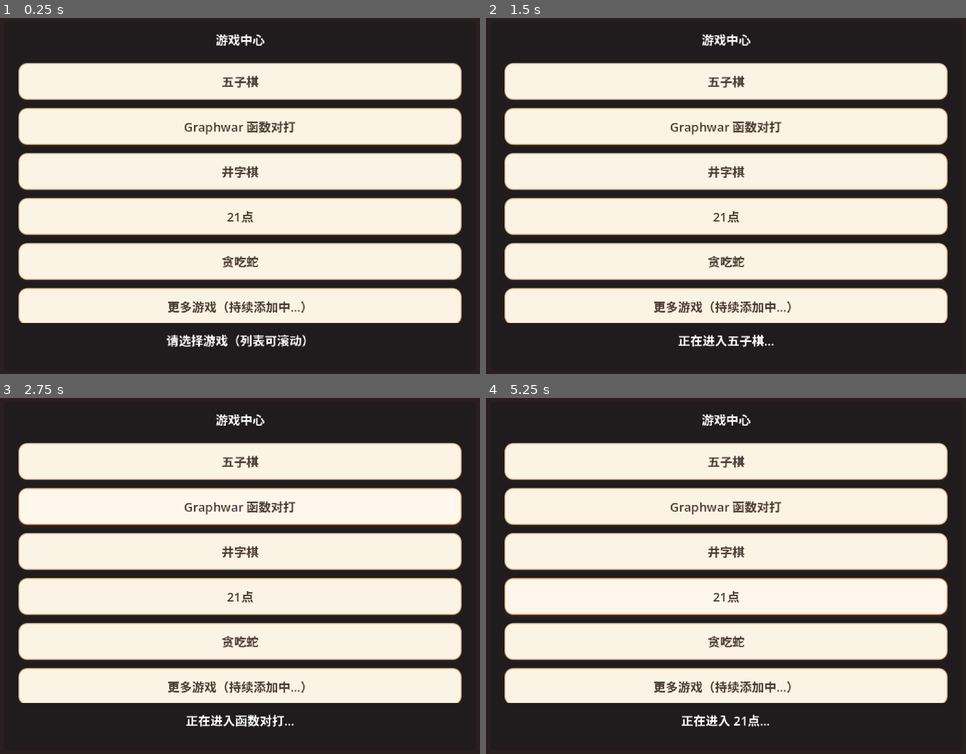
Above: before the commit, frames 1-4 (two rows, left to right).
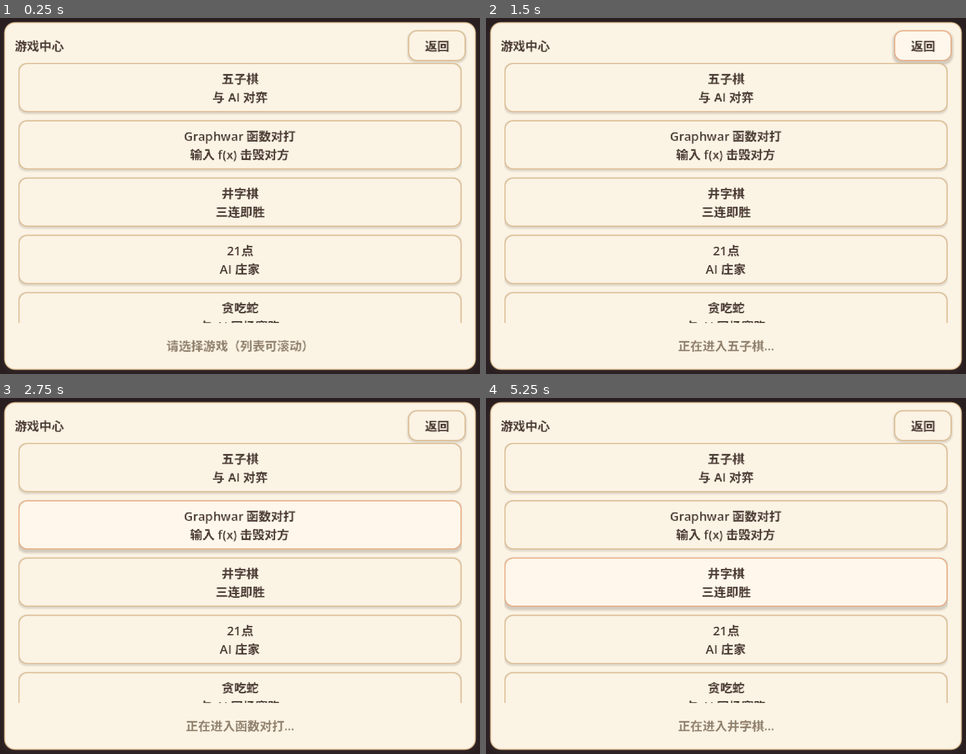
Above: after the commit, the same moments.

Repository: suan-11/ai-home
Game: Godot game, scene res://scenes/ui/game_select.tscn
Same seed, same stepped clock (60 frames per second), same inputs: the game is played once before the commit and once after it. This scene is started directly instead of the project's main scene.
Inputs (mouse positions are in pixels of both pictures, inside the frame that each line leads up to):
- Up to frame 1 (0.25 s): no input
- Up to frame 2 (1.5 s): click (726, 82) at 0.5 s, where only the run before the commit has a clickable "五子棋"; click (922, 46) at 1.25 s, where only the run after the commit has a clickable "返回"
- Up to frame 3 (2.75 s): click (240, 504) at 2 s, where only the run before the commit has a clickable "Graphwar 函数对打"
- Up to frame 4 (5.25 s): click (726, 469) at 2.75 s, where only the run after the commit has a clickable "五子棋 与 AI 对弈"; click (726, 551) at 3.5 s, where only the run before the commit has a clickable "井字棋"; click (726, 526) at 4.25 s, where only the run after the commit has a clickable "Graphwar 函数对打 输入 f(x) 击毁对方"; click (726, 597) at 5 s, where only the run before the commit has a clickable "21点"

The runs differ from the first frame. In frame 1, 48% of the frame differs, in the area x 0-100%, y 1-99%; in frame 2, 49%; in frame 3, 49%; in frame 4, 49%.

Commit message:
ui(批次1): OS外壳暖屋化 + 游戏中心注册表驱动 + 通用标题/状态栏接入 + 游戏中心纸面卡片

Diff:
--- a/scenes/ui/computer_panel.tscn
+++ b/scenes/ui/computer_panel.tscn
@@ -50,6 +50,7 @@
 offset_top = 16.0
 offset_right = -64.0
 offset_bottom = 40.0
+theme_override_colors/font_color = Color(1, 0.968627, 0.92549, 1)
 text = "电脑"
 horizontal_alignment = 0
 vertical_alignment = 1
@@ -89,6 +90,7 @@
 offset_top = -42.0
 offset_right = 80.0
 offset_bottom = -20.0
+theme_override_colors/font_color = Color(0.290196, 0.231373, 0.2, 1)
 text = "开始"
 horizontal_alignment = 1
 vertical_alignment = 1
@@ -103,6 +105,7 @@
 offset_top = -42.0
 offset_right = -22.0
 offset_bottom = -20.0
+theme_override_colors/font_color = Color(1, 0.968627, 0.92549, 1)
 text = "AIHome OS v0.1"
 horizontal_alignment = 2
 vertical_alignment = 1
--- a/scenes/ui/desktop_screen.tscn
+++ b/scenes/ui/desktop_screen.tscn
@@ -1,7 +1,14 @@
-[gd_scene load_steps=3 format=3]
+[gd_scene load_steps=4 format=3]
 
 [ext_resource type="Script" path="res://scripts/ui/desktop_screen.gd" id="1_desktop"]
 [ext_resource type="Theme" path="res://theme/ui_theme.tres" id="100_theme"]
+
+[sub_resource type="StyleBoxFlat" id="StyleBoxFlat_empty"]
+bg_color = Color(0.968627, 0.92549, 0.862745, 0.5)
+corner_radius_top_left = 8
+corner_radius_top_right = 8
+corner_radius_bottom_right = 8
+corner_radius_bottom_left = 8
 
 [node name="DesktopScreen" type="Control"]
 theme = ExtResource("100_theme")
@@ -47,6 +54,7 @@
 [node name="EmptySlot" type="Panel" parent="Grid"]
 layout_mode = 2
 custom_minimum_size = Vector2(180, 95)
+theme_override_styles/panel = SubResource("StyleBoxFlat_empty")
 
 [node name="InfoLabel" type="Label" parent="."]
 layout_mode = 1
@@ -58,5 +66,6 @@
 offset_top = -38.0
 offset_right = -24.0
 offset_bottom = -10.0
+theme_override_colors/font_color = Color(0.290196, 0.231373, 0.2, 1)
 text = "点击一个功能"
 horizontal_alignment = 1
--- a/scenes/ui/game_select.tscn
+++ b/scenes/ui/game_select.tscn
@@ -1,7 +1,24 @@
-[gd_scene load_steps=3 format=3]
+[gd_scene load_steps=6 format=3]
 
 [ext_resource type="Script" path="res://scripts/ui/game_select.gd" id="1_select"]
+[ext_resource type="Script" path="res://scripts/ui/common_title_bar.gd" id="2_titlebar"]
+[ext_resource type="Script" path="res://scripts/ui/common_status_bar.gd" id="3_statusbar"]
 [ext_resource type="Theme" path="res://theme/ui_theme.tres" id="100_theme"]
+
+[sub_resource type="StyleBoxFlat" id="StyleBoxFlat_window"]
+bg_color = Color(0.984314, 0.952941, 0.894118, 1)
+border_width_left = 1
+border_width_top = 1
+border_width_right = 1
+border_width_bottom = 1
+border_color = Color(0.85098, 0.72549, 0.54902, 1)
+corner_radius_top_left = 10
+corner_radius_top_right = 10
+corner_radius_bottom_right = 10
+corner_radius_bottom_left = 10
+shadow_color = Color(0.290196, 0.231373, 0.2, 0.18)
+shadow_size = 3
+shadow_offset = Vector2(0, 2)
 
 [node name="GameSelect" type="Control"]
 theme = ExtResource("100_theme")
@@ -25,17 +42,20 @@
 offset_bottom = -10.0
 grow_horizontal = 2
 grow_vertical = 2
+theme_override_styles/panel = SubResource("StyleBoxFlat_window")
 
-[node name="Title" type="Label" parent="WindowPanel"]
+[node name="TitleBar" type="HBoxContainer" parent="WindowPanel"]
 layout_mode = 1
 anchors_preset = 10
 anchor_right = 1.0
-offset_left = 14.0
+offset_left = 10.0
 offset_top = 8.0
-offset_right = -14.0
-offset_bottom = 32.0
-text = "游戏中心"
-horizontal_alignment = 1
+offset_right = -10.0
+offset_bottom = 34.0
+grow_horizontal = 2
+script = ExtResource("2_titlebar")
+title_text = "游戏中心"
+button_text = "返回"
 
 [node name="ScrollContainer" type="ScrollContainer" parent="WindowPanel"]
 layout_mode = 1
@@ -55,49 +75,7 @@
 size_flags_horizontal = 3
 theme_override_constants/separation = 8
 
-[node name="GomokuButton" type="Button" parent="WindowPanel/ScrollContainer/GameList"]
-custom_minimum_size = Vector2(0, 36)
-layout_mode = 2
-size_flags_horizontal = 3
-text = "五子棋"
-
-[node name="GraphwarButton" type="Button" parent="WindowPanel/ScrollContainer/GameList"]
-custom_minimum_size = Vector2(0, 36)
-layout_mode = 2
-size_flags_horizontal = 3
-text = "Graphwar 函数对打"
-
-[node name="TictactoeButton" type="Button" parent="WindowPanel/ScrollContainer/GameList"]
-custom_minimum_size = Vector2(0, 36)
-layout_mode = 2
-size_flags_horizontal = 3
-text = "井字棋"
-
-[node name="BlackjackButton" type="Button" parent="WindowPanel/ScrollContainer/GameList"]
-custom_minimum_size = Vector2(0, 36)
-layout_mode = 2
-size_flags_horizontal = 3
-text = "21点"
-
-[node name="SnakeButton" type="Button" parent="WindowPanel/ScrollContainer/GameList"]
-custom_minimum_size = Vector2(0, 36)
-layout_mode = 2
-size_flags_horizontal = 3
-text = "贪吃蛇"
-
-[node name="FutureButton" type="Button" parent="WindowPanel/ScrollContainer/GameList"]
-custom_minimum_size = Vector2(0, 36)
-layout_mode = 2
-size_flags_horizontal = 3
-text = "更多游戏（持续添加中…）"
-
-[node name="BackButton" type="Button" parent="WindowPanel/ScrollContainer/GameList"]
-custom_minimum_size = Vector2(0, 36)
-layout_mode = 2
-size_flags_horizontal = 3
-text = "返回桌面"
-
-[node name="StatusLabel" type="Label" parent="WindowPanel"]
+[node name="StatusBar" type="Label" parent="WindowPanel"]
 layout_mode = 1
 anchors_preset = 12
 anchor_top = 1.0
@@ -107,5 +85,7 @@
 offset_top = -38.0
 offset_right = -14.0
 offset_bottom = -10.0
+grow_horizontal = 2
+grow_vertical = 0
+script = ExtResource("3_statusbar")
 text = "请选择游戏（列表可滚动）"
-horizontal_alignment = 1
--- a/scripts/ui/common_status_bar.gd
+++ b/scripts/ui/common_status_bar.gd
@@ -7,7 +7,7 @@
 	horizontal_alignment = HORIZONTAL_ALIGNMENT_CENTER
 	vertical_alignment = VERTICAL_ALIGNMENT_CENTER
 	custom_minimum_size = Vector2(0, UIConstants.STATUS_H)
-	set_theme_color_override(
+	add_theme_color_override(
 		"font_color",
 		Color(0.564706, 0.505882, 0.427451)
 	)
--- a/scripts/ui/common_title_bar.gd
+++ b/scripts/ui/common_title_bar.gd
@@ -17,6 +17,13 @@
 		if _button != null:
 			_button.text = value
 
+## 标题文字颜色（默认深棕，适配暖屋纸面；用作深色标题栏时可覆盖为浅色）
+@export var title_color := Color(0.290196, 0.231373, 0.2):
+	set(value):
+		title_color = value
+		if _title_label != null:
+			_title_label.add_theme_color_override("font_color", value)
+
 var _title_label: Label
 var _button: Button
 
@@ -28,6 +35,7 @@
 	_title_label.text = title_text
 	_title_label.size_flags_horizontal = Control.SIZE_EXPAND_FILL
 	_title_label.vertical_alignment = VERTICAL_ALIGNMENT_CENTER
+	_title_label.add_theme_color_override("font_color", title_color)
 	add_child(_title_label)
 
 	_button = Button.new()
--- a/scripts/ui/computer_screen.gd
+++ b/scripts/ui/computer_screen.gd
@@ -1,68 +1,85 @@
 extends Control
 ## 仿电脑界面装饰脚本。
 ## 负责绘制显示器外框、桌面、标题栏和任务栏。
+## UI 重绘批次 1：配色从「深蓝桌面」切换为方案 A「暖屋手账」（奶油屏 + 木纹框 + 蜜桃窗钮）。
+
+const C_FRAME_OUTER := Color(0.164706, 0.129412, 0.117647)   # #2A211E 深木棕外框
+const C_FRAME_INNER := Color(0.227451, 0.176471, 0.141176)   # #3A2D24 内框
+const C_DESKTOP := Color(0.984314, 0.952941, 0.894118)       # #FBF3E4 奶油桌面
+const C_TITLEBAR := Color(0.419608, 0.309804, 0.227451)      # #6B4F3A 木纹标题栏
+const C_TASKBAR := Color(0.419608, 0.309804, 0.227451)       # #6B4F3A 木纹任务栏
+const C_START_BTN := Color(0.909804, 0.658824, 0.486275)     # #E8A87C 蜜桃开始钮
+const C_START_DECOR1 := Color(0.984314, 0.952941, 0.894118)  # 奶油装饰
+const C_START_DECOR2 := Color(0.85098, 0.72549, 0.54902)     # 暖金装饰
+const C_WIN_RED := Color(0.788235, 0.419608, 0.352941)       # #C96B5A 关闭钮
+const C_WIN_GRAY := Color(0.8, 0.701961, 0.572549)           # #CCA791 最小化钮
+const C_WIN_ACCENT := Color(0.909804, 0.658824, 0.486275)    # #E8A87C 放大钮
+const C_GLOW_1 := Color(0.909804, 0.658824, 0.486275, 0.30)  # 蜜桃光斑
+const C_GLOW_2 := Color(0.498039, 0.623529, 0.415686, 0.22)  # 温柔绿光斑
+const C_GLOW_3 := Color(0.85098, 0.72549, 0.54902, 0.25)     # 暖金光斑
+const C_POWER_LED := Color(0.45, 0.85, 0.62, 1.0)            # 指示灯绿
+
 
 func _draw() -> void:
 	var s := size
 
-	# 显示器外框（深色边框）
-	draw_rect(Rect2(Vector2.ZERO, s), Color(0.08, 0.08, 0.10))
-	draw_rect(Rect2(Vector2(4, 4), s - Vector2(8, 8)), Color(0.13, 0.13, 0.16))
+	# 显示器外框（深木棕描边）
+	draw_rect(Rect2(Vector2.ZERO, s), C_FRAME_OUTER)
+	draw_rect(Rect2(Vector2(4, 4), s - Vector2(8, 8)), C_FRAME_INNER)
 
 	# 屏幕区域
 	var screen := Rect2(Vector2(14, 14), s - Vector2(28, 28))
 
-	# 桌面底色（深蓝，模拟系统桌面）
-	draw_rect(screen, Color(0.17, 0.23, 0.36))
+	# 桌面底色（奶油纸面，模拟暖屋桌面）
+	draw_rect(screen, C_DESKTOP)
 
-	# 桌面装饰：柔和的圆形光斑
-	var glow := Color(0.35, 0.55, 0.85, 0.18)
-	draw_circle(screen.position + Vector2(screen.size.x * 0.75, screen.size.y * 0.62), 64.0, glow)
-	draw_circle(screen.position + Vector2(screen.size.x * 0.2, screen.size.y * 0.75), 52.0, glow)
+	# 桌面装饰：柔和的暖色光斑
+	draw_circle(screen.position + Vector2(screen.size.x * 0.75, screen.size.y * 0.62), 64.0, C_GLOW_1)
+	draw_circle(screen.position + Vector2(screen.size.x * 0.2, screen.size.y * 0.75), 52.0, C_GLOW_2)
 	draw_circle(
 		screen.position + Vector2(screen.size.x * 0.5, screen.size.y * 0.3),
 		40.0,
-		Color(0.6, 0.75, 0.95, 0.12)
+		C_GLOW_3
 	)
 
-	# 标题栏
+	# 标题栏（木纹）
 	draw_rect(
 		Rect2(screen.position, Vector2(screen.size.x, 28)),
-		Color(0.22, 0.28, 0.42)
+		C_TITLEBAR
 	)
 	# 标题栏右侧窗口按钮装饰
 	draw_rect(
 		Rect2(screen.position + Vector2(screen.size.x - 54, 6), Vector2(14, 14)),
-		Color(0.55, 0.35, 0.35)
+		C_WIN_RED
 	)
 	draw_rect(
 		Rect2(screen.position + Vector2(screen.size.x - 36, 6), Vector2(14, 14)),
-		Color(0.45, 0.45, 0.50)
+		C_WIN_GRAY
 	)
 	draw_rect(
 		Rect2(screen.position + Vector2(screen.size.x - 18, 6), Vector2(14, 14)),
-		Color(0.35, 0.55, 0.75)
+		C_WIN_ACCENT
 	)
 
-	# 任务栏
+	# 任务栏（木纹）
 	draw_rect(
 		Rect2(Vector2(screen.position.x, s.y - 50), Vector2(screen.size.x, 36)),
-		Color(0.10, 0.11, 0.15)
+		C_TASKBAR
 	)
-	# 开始按钮
+	# 开始按钮（蜜桃）
 	draw_rect(
 		Rect2(Vector2(22, s.y - 46), Vector2(40, 28)),
-		Color(0.25, 0.50, 0.80)
+		C_START_BTN
 	)
 	# 开始按钮上的小块装饰
 	draw_rect(
 		Rect2(Vector2(30, s.y - 39), Vector2(10, 14)),
-		Color(0.75, 0.95, 1.0)
+		C_START_DECOR1
 	)
 	draw_rect(
 		Rect2(Vector2(42, s.y - 37), Vector2(6, 10)),
-		Color(0.55, 0.80, 0.95)
+		C_START_DECOR2
 	)
 
 	# 电源指示灯
-	draw_circle(Vector2(s.x - 24, s.y - 32), 3.5, Color(0.40, 0.95, 0.55))
+	draw_circle(Vector2(s.x - 24, s.y - 32), 3.5, C_POWER_LED)
--- a/scripts/ui/game_select.gd
+++ b/scripts/ui/game_select.gd
@@ -1,6 +1,7 @@
 extends Control
-## 游戏选择屏幕。
-## 后续新增小游戏时，在场景中增加按钮并发出对应信号即可。
+## 游戏选择屏幕（UI 重构批次 1：注册表驱动）。
+## 新增小游戏：只需在 GAMES 注册表加一项（id/name/desc），
+## 并在 _on_game_pressed 的 match 中发出对应信号即可，无需再改场景。
 
 signal back_requested
 signal gomoku_requested
@@ -9,46 +10,61 @@
 signal blackjack_requested
 signal snake_requested
 
-@onready var status_label: Label = $WindowPanel/StatusLabel
+const GAMES := [
+	{"id": "gomoku", "name": "五子棋", "desc": "与 AI 对弈"},
+	{"id": "graphwar", "name": "Graphwar 函数对打", "desc": "输入 f(x) 击毁对方"},
+	{"id": "tictactoe", "name": "井字棋", "desc": "三连即胜"},
+	{"id": "blackjack", "name": "21点", "desc": "AI 庄家"},
+	{"id": "snake", "name": "贪吃蛇", "desc": "与 AI 同场赛跑"},
+	{"id": "future", "name": "更多游戏（持续添加中…）", "desc": "敬请期待"},
+]
+
+@onready var status_bar: Label = $WindowPanel/StatusBar
+@onready var game_list: VBoxContainer = $WindowPanel/ScrollContainer/GameList
 
 
 func _ready() -> void:
-	$WindowPanel/ScrollContainer/GameList/GomokuButton.pressed.connect(_on_gomoku_pressed)
-	$WindowPanel/ScrollContainer/GameList/GraphwarButton.pressed.connect(_on_graphwar_pressed)
-	$WindowPanel/ScrollContainer/GameList/TictactoeButton.pressed.connect(_on_tictactoe_pressed)
-	$WindowPanel/ScrollContainer/GameList/BlackjackButton.pressed.connect(_on_blackjack_pressed)
-	$WindowPanel/ScrollContainer/GameList/SnakeButton.pressed.connect(_on_snake_pressed)
-	$WindowPanel/ScrollContainer/GameList/FutureButton.pressed.connect(_on_future_pressed)
-	$WindowPanel/ScrollContainer/GameList/BackButton.pressed.connect(_on_back_pressed)
+	_build_buttons()
+	$WindowPanel/TitleBar.back_requested.connect(_on_back_pressed)
 
 
-func _on_gomoku_pressed() -> void:
-	status_label.text = "正在进入五子棋…"
-	gomoku_requested.emit()
+func _build_buttons() -> void:
+	for game: Dictionary in GAMES:
+		var btn := Button.new()
+		btn.text = "%s\n%s" % [game["name"], game["desc"]]
+		btn.custom_minimum_size = Vector2(0, UIConstants.LIST_ITEM_H)
+		btn.size_flags_horizontal = Control.SIZE_EXPAND_FILL
+		btn.pressed.connect(_on_game_pressed.bind(game["id"]))
+		game_list.add_child(btn)
+
+	# 返回桌面固定在列表底部
+	var back_btn := Button.new()
+	back_btn.text = "返回桌面"
+	back_btn.custom_minimum_size = Vector2(0, UIConstants.LIST_ITEM_H)
+	back_btn.size_flags_horizontal = Control.SIZE_EXPAND_FILL
+	back_btn.pressed.connect(_on_back_pressed)
+	game_list.add_child(back_btn)
 
 
-func _on_graphwar_pressed() -> void:
-	status_label.text = "正在进入函数对打…"
-	graphwar_requested.emit()
-
-
-func _on_tictactoe_pressed() -> void:
-	status_label.text = "正在进入井字棋…"
-	tictactoe_requested.emit()
-
-
-func _on_blackjack_pressed() -> void:
-	status_label.text = "正在进入 21点…"
-	blackjack_requested.emit()
-
-
-func _on_snake_pressed() -> void:
-	status_label.text = "正在进入贪吃蛇…"
-	snake_requested.emit()
-
-
-func _on_future_pressed() -> void:
-	status_label.text = "后续游戏待添加"
+func _on_game_pressed(game_id: String) -> void:
+	match game_id:
+		"gomoku":
+			status_bar.text = "正在进入五子棋…"
+			gomoku_requested.emit()
+		"graphwar":
+			status_bar.text = "正在进入函数对打…"
+			graphwar_requested.emit()
+		"tictactoe":
+			status_bar.text = "正在进入井字棋…"
+			tictactoe_requested.emit()
+		"blackjack":
+			status_bar.text = "正在进入 21点…"
+			blackjack_requested.emit()
+		"snake":
+			status_bar.text = "正在进入贪吃蛇…"
+			snake_requested.emit()
+		"future":
+			status_bar.text = "后续游戏待添加"
 
 
 func _on_back_pressed() -> void:
Not shown, changed: doc/UI重构与重绘计划.md
